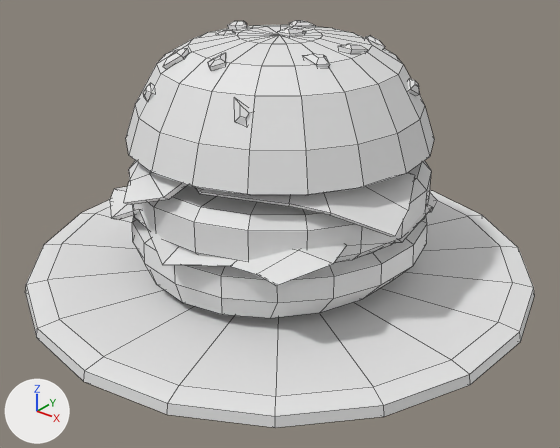
The FBX model Assets/Visual/Models/Burger.fbx as it was, and as the next commit left it.
Camera for both pictures: a 50 mm lens placed at (3.03, -3.78, 1.72), pointed at (0.12, -0.15, -0.53). Every picture has the same lights, and +X, +Y and +Z are marked at lower left. Mesh edges are drawn as thin lines. Where no turn or scale is listed for an object, it has been applied to the vertices.

In view in the first picture: 'BottomBun', 'Cheese', 'Letuce', 'Patty', 'Plate', 'TopBun'.
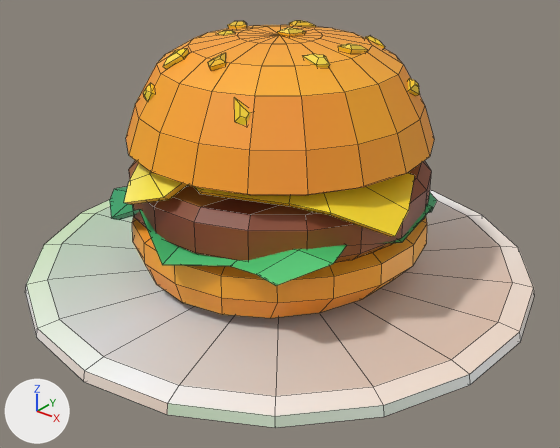
Pixel boxes [x1, y1, x2, y2] of what changed, in the pictures (560 x 448 px):
'Plate', recoloured, surface changed: [25, 190, 534, 428] in both
'TopBun', recoloured, surface changed (white to orange): [126, 20, 434, 196] in both
'BottomBun', recoloured, surface changed (grey to orange): [132, 216, 427, 318] in both
'Cheese', recoloured (white to yellow): [124, 163, 415, 237] in both
'Letuce', recoloured (white to green): [110, 186, 437, 286] in both
part 1 of me_plate, surface changed: [25, 190, 535, 428] in both
part 2 of me_patty, cut back: [173, 163, 421, 215] in both
part 3 of me_patty, recoloured (grey to brown): [129, 160, 431, 263] in both

Edits to the bpy script that builds the scene:
```text
Add img_t_roomdecorations_png:
    img_t_roomdecorations_png = load_image('T_RoomDecorations.png', '../Textures/T_RoomDecorations.png', 64, 16, 'sRGB')
Add mat_material:
    mat_material = principled_material('Material')
    mat_material.texture = img_t_roomdecorations_png
Change me_letuce:
    where me_letuce.from_pydata(...)  # 98 vertices, 96 faces; spans x -1.05..1.03, y -1.09..1.03, z -0.05..0.16
    add me_letuce.materials.append(mat_material)  # picture img_t_roomdecorations_png
Change me_bottombun:
    where me_bottombun.from_pydata(...)  # 97 vertices, 114 faces; spans x -1.0..1.0, y -1.01..0.99, z -0.23..0.19
    used by ob_bottombun; location = (0.0, 0.0, -0.647)
    me_bottombun part 4: texture (UV) coordinates of 114 of 114 faces, centred in x -0.99..0.99, y -0.98..0.99, z -0.23..0.19, changed; they spanned u 0.0..1.0, v 0.5..1.0 and now span u 0.04..0.1, v 0.39..0.43
    add me_bottombun.materials.append(mat_material)  # picture img_t_roomdecorations_png
Change me_cheese:
    where me_cheese.from_pydata(...)  # 104 vertices, 106 faces; spans x -1.07..1.1, y -1.11..1.07, z -0.21..0.17
    add me_cheese.materials.append(mat_material)  # picture img_t_roomdecorations_png
Change me_topbun:
    where me_topbun.from_pydata(...)  # 284 vertices, 273 faces; spans x -1.0..1.0, y -0.98..1.0, z -0.27..0.46
    used by ob_topbun; location = (0.0, -0.002, 0.26)
    me_topbun part 5: texture (UV) coordinates of 273 of 273 faces, centred in x -0.94..0.94, y -0.95..0.94, z -0.27..0.46, changed; they spanned u 0.0..1.08, v 0.5..1.14 and now span u 0.01..0.1, v 0.39..0.49
    add me_topbun.materials.append(mat_material)  # picture img_t_roomdecorations_png
Change me_plate:
    where me_plate.from_pydata(...)  # 78 vertices, 95 faces; spans x -1.73..1.73, y -1.73..1.71, z -0.07..0.08
    used by ob_plate; location = (0.0, 0.0, -0.936)
    me_plate part 1: texture (UV) coordinates of 95 of 95 faces, centred in x -1.7..1.7, y -1.68..1.7, z -0.07..0.07, changed; they spanned u 0.0..1.0, v 0.5..1.0 and now span u 0.01..0.04, v 0.7..0.74
    add me_plate.materials.append(mat_material)  # picture img_t_roomdecorations_png
Change me_patty:
    used by ob_patty; location = (0.0, 0.0, -0.294)
    remove me_patty.from_pydata(...)  # 78 vertices, 95 faces; spans x -1.0..1.0, y -0.99..1.0, z -0.17..0.17
    add me_patty.from_pydata(...)  # 76 vertices, 75 faces; spans x -1.0..1.0, y -0.99..1.0, z -0.17..0.17
    me_patty part 2
    2 vertices are removed from x 0.0, y 0.0, z -0.17..0.17
    38 faces are deleted
    18 new faces join them
    me_patty part 3: 57 faces spanning x -1.0..1.0, y -0.99..1.0, z -0.17..0.17 switch from no material to mat_material (picture img_t_roomdecorations_png)
```
